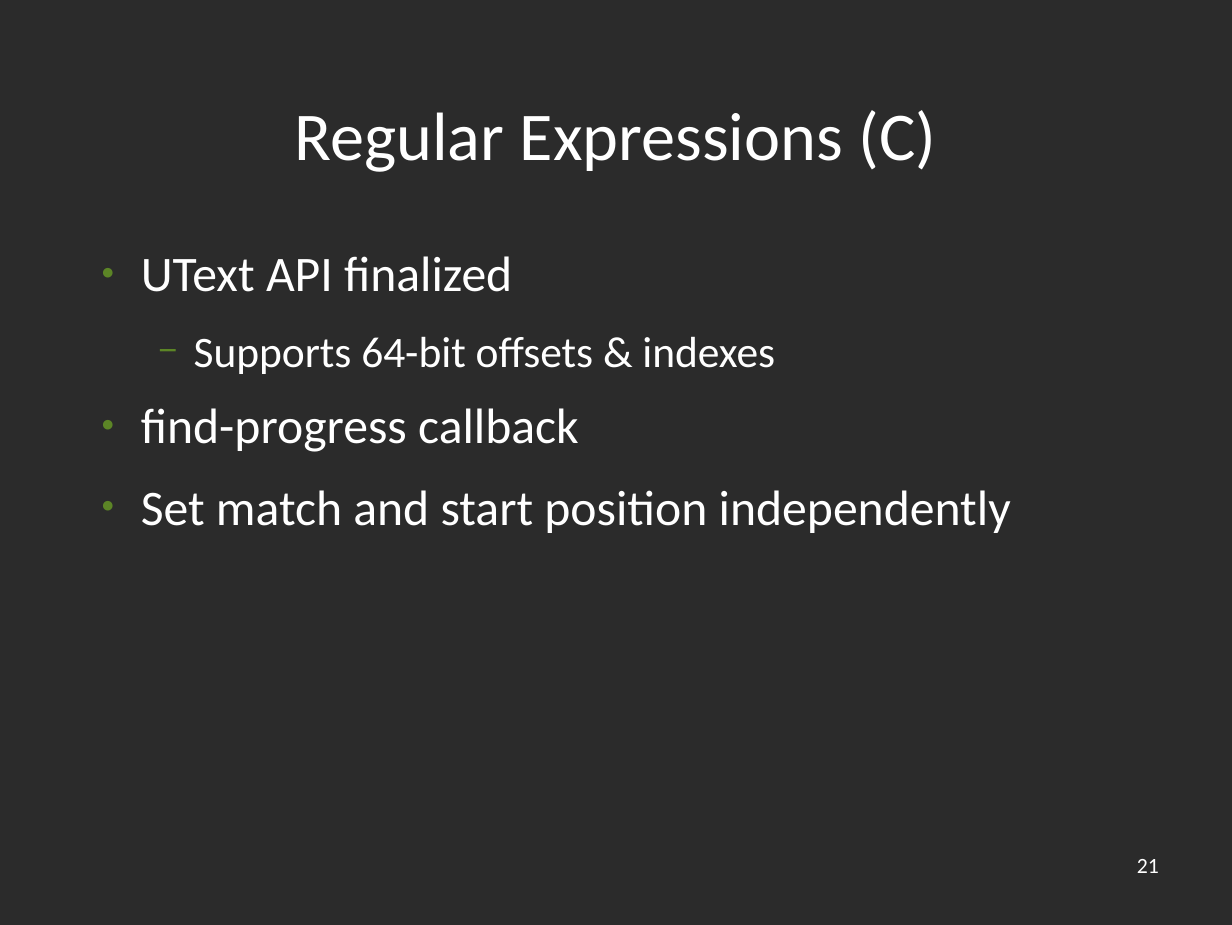
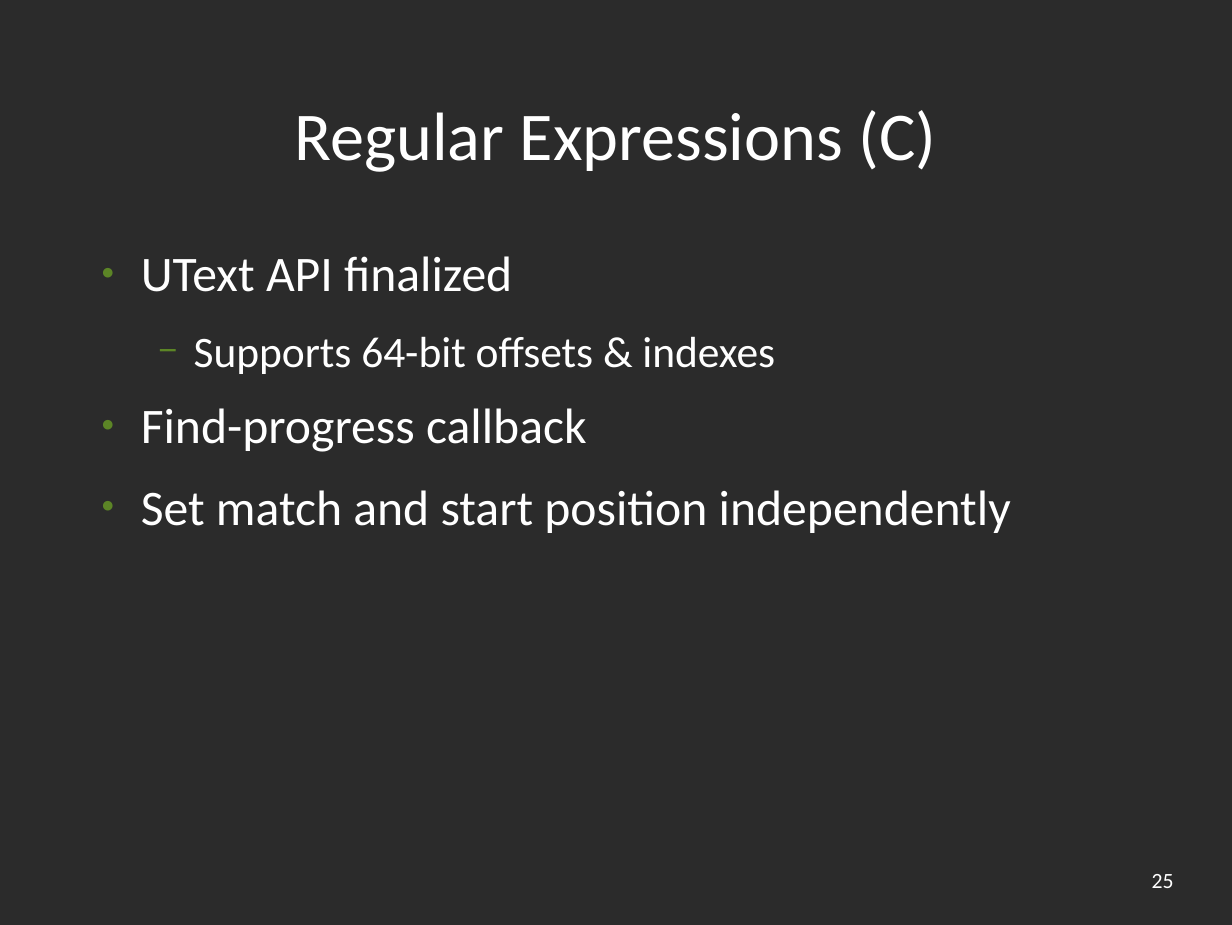
Before and after one commit to unicode-org/icu-docs, a slide deck: slide 25 of docs/pres/icu_overview.odp (slide 21 before the commit). Drawn at 1232x925 pixels with LibreOffice and Linux fonts; fonts in the diff are those of the drawing; background and template pictures are left out; a plain dark background stands for a picture behind light text. Boxes give left, top, right and bottom in pixels: in the first picture for what was removed or moved away, otherwise in the second. Text is boxed around its words. In the diff, an @@ line names an element or a change of style, - is before the commit and + after.

```diff
--- a/docs/pres/icu_overview.odp
+++ b/docs/pres/icu_overview.odp
@@ text at [141,408,587,452]: text changed @@
-● find-progress callback
+● Find-progress callback
@@ page number removed at [1137,859,1159,873] @@
-21
@@ page number added at [1152,874,1174,888], 14 pt, text #FFFFFF @@
+25
```
Also in this commit, not shown: 26 other slides changed, 7 slides added, 1 other file.
